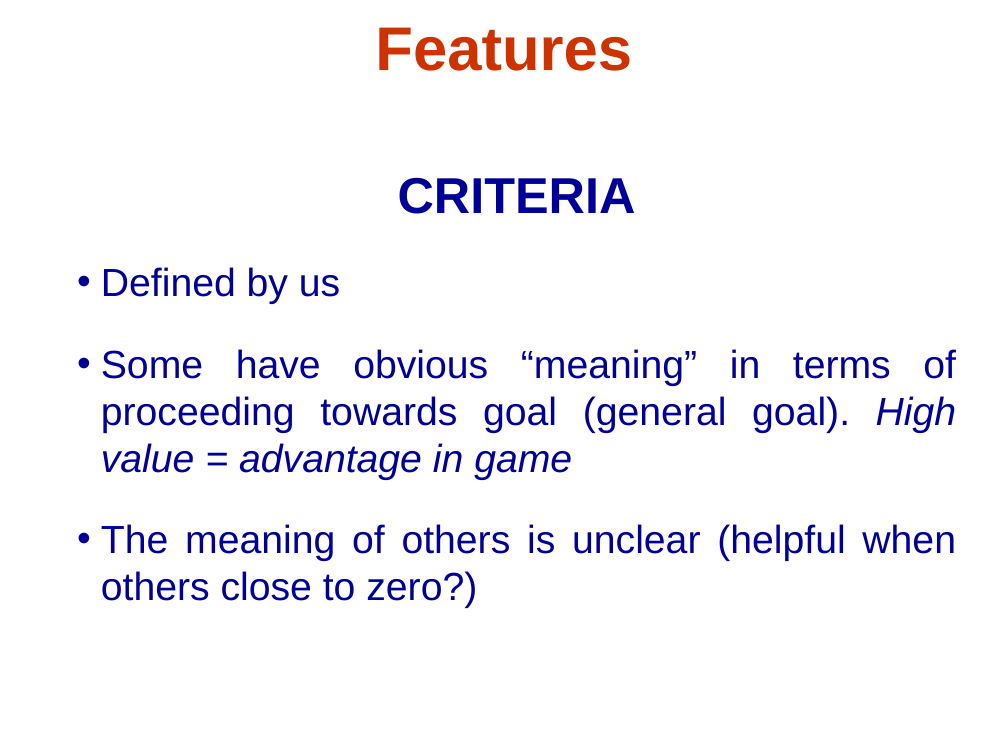
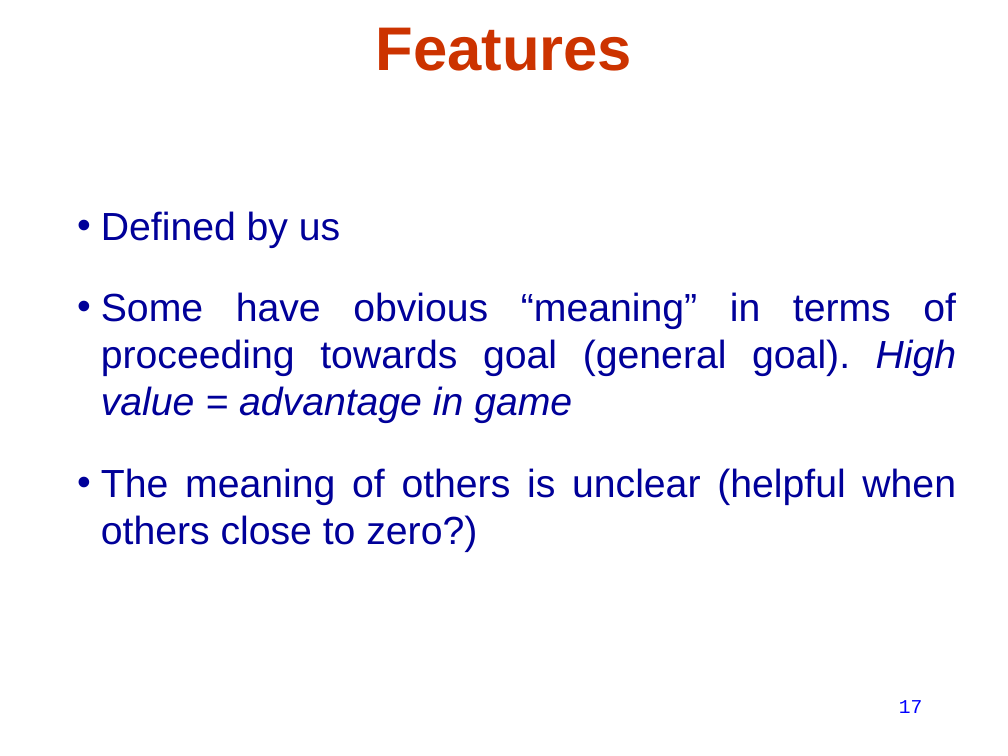
Before and after one commit to lasersox/twixt, a slide deck: slide 17 of docs/twixt_presentation.ppt (slide 18 before the commit). Drawn at 1008x756 pixels with LibreOffice and Linux fonts; fonts in the diff are those of the drawing. Boxes give left, top, right and bottom in pixels: in the first picture for what was removed or moved away, otherwise in the second. Text is boxed around its words. In the diff, an @@ line names an element or a change of style, - is before the commit and + after.

```diff
--- a/docs/twixt_presentation.ppt
+++ b/docs/twixt_presentation.ppt
@@ text at bbox=[398, 177, 636, 214]: paragraph removed @@
-CRITERIA
@@ text "Defined by us": place and size @@
-text "Defined by us" at bbox=[101, 177, 957, 608]
+text "Defined by us" at bbox=[101, 211, 957, 552]
@@ page number added at bbox=[899, 700, 923, 713], 14 pt, text #0000FF @@
+17
```
Also in this commit, not shown: 20 other slides changed, 12 slides added, 2 slides removed, 1 other file.
